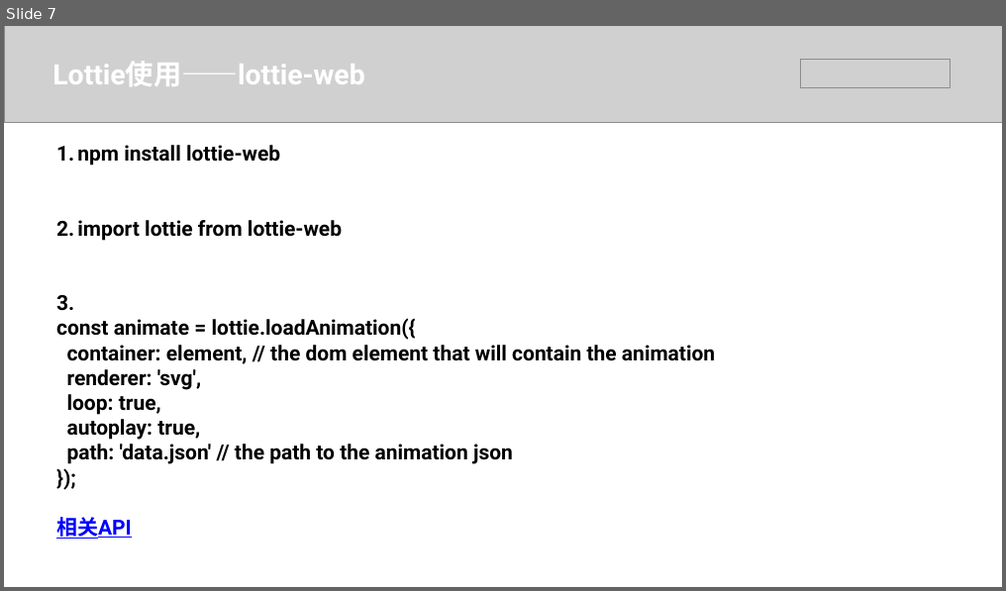
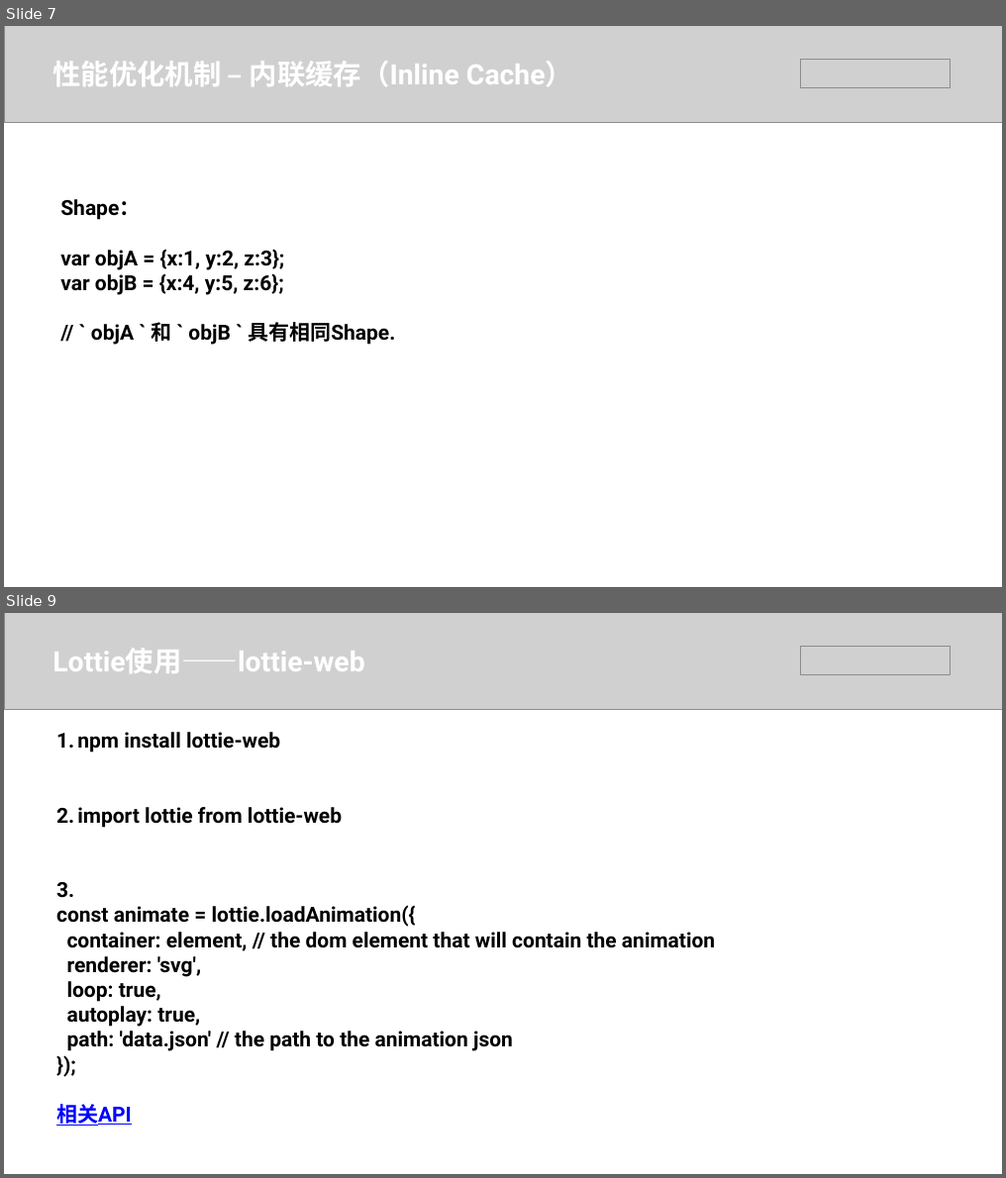
Before and after one commit to hjl19911127/js-performance, a slide deck: 漫谈JS性能.pptx. Shown one above the other, each under a label of ours: slide 7 before the commit, slides 7 and 9 after it; the slides between them are not shown. The pictures are 1006x591 and 1006x1178 pixels, drawn with LibreOffice and Linux fonts; fonts in the diff are those of the drawing; grey boxes stand for pictures. Boxes give left, top, right and bottom in pixels: in the first picture for what was removed or moved away, otherwise in the second. Text is boxed around its words. In the diff, an @@ line names an element or a change of style, - is before the commit and + after.

```diff
--- a/漫谈JS性能.pptx
+++ b/漫谈JS性能.pptx
@@ slide 7 added at <box>4,26,1002,587</box>, background #FFFFFF @@
@@ picture added at <box>4,26,1002,122</box> @@
@@ text added at <box>53,61,573,86</box>, 54 pt, text #FFFFFF, bold @@
+性能优化机制 – 内联缓存（Inline Cache）
@@ picture added at <box>800,60,949,87</box> @@
@@ text added at <box>60,199,395,345</box>, 40 pt, text #000000, bold @@
+Shape：
+var objA = {x:1, y:2, z:3};
+var objB = {x:4, y:5, z:6};
+// ` objA ` 和 ` objB ` 具有相同Shape.
@@ what was slide 7 is now slide 9 @@
```
Also in this commit, not shown: 5 slides changed, 3 other slides added, 2 slides removed, 3 other files.
